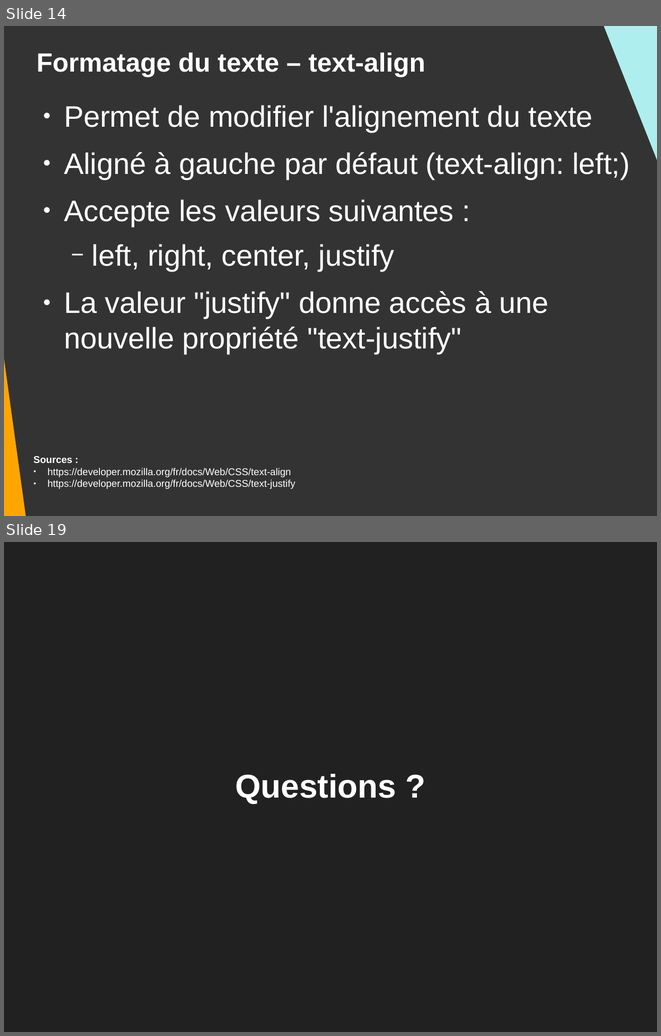
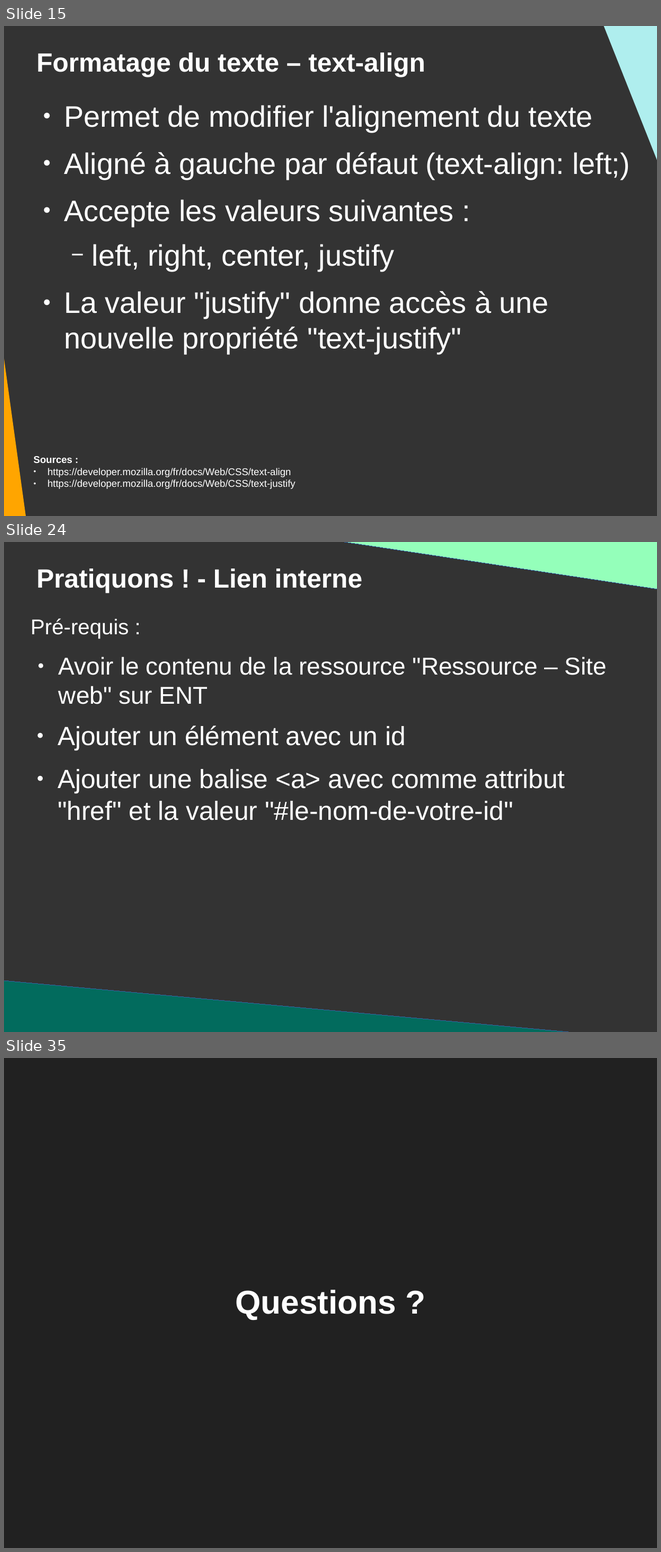
Before and after one commit to DanYellow/presentations, a slide deck: mmi/html/travaux-pratiques/numero-3/presentation.odp. Shown one above the other, each under a label of ours: slides 14 and 19 before the commit, slides 15, 24 and 35 after it; the slides between them are not shown. The pictures are 661x1036 and 661x1552 pixels, drawn with LibreOffice and Linux fonts; fonts in the diff are those of the drawing. Boxes give left, top, right and bottom in pixels: in the first picture for what was removed or moved away, otherwise in the second. Text is boxed around its words. In the diff, an @@ line names an element or a change of style, - is before the commit and + after.

```diff
--- a/mmi/html/travaux-pratiques/numero-3/presentation.odp
+++ b/mmi/html/travaux-pratiques/numero-3/presentation.odp
@@ slide 24 added at [4,542,657,1032], background #333333 @@
@@ right triangle added at [321,542,657,589], fill #94FFBA, outline #3465A4 0 pt @@
@@ title added at [36,568,363,593], 32 pt, text #FFFFFF, bold @@
+Pratiquons ! - Lien interne
@@ text added at [30,618,607,704], 29.6 pt, text #FFFFFF @@
+Pré-requis :
+● Avoir le contenu de la ressource "Ressource – Site web" sur ENT
@@ text added at [58,725,565,820], 32 pt, text #FFFFFF @@
+● Ajouter un élément avec un id
+● Ajouter une balise <a> avec comme attribut "href" et la valeur "#le-nom-de-votre-id"
@@ right triangle added at [4,980,615,1032], fill #026B5D, outline #3465A4 0 pt @@
@@ what was slide 14 is now slide 15 @@
@@ what was slide 19 is now slide 35 @@
```
Also in this commit, not shown: 9 slides changed, 15 other slides added, 6 other files.
